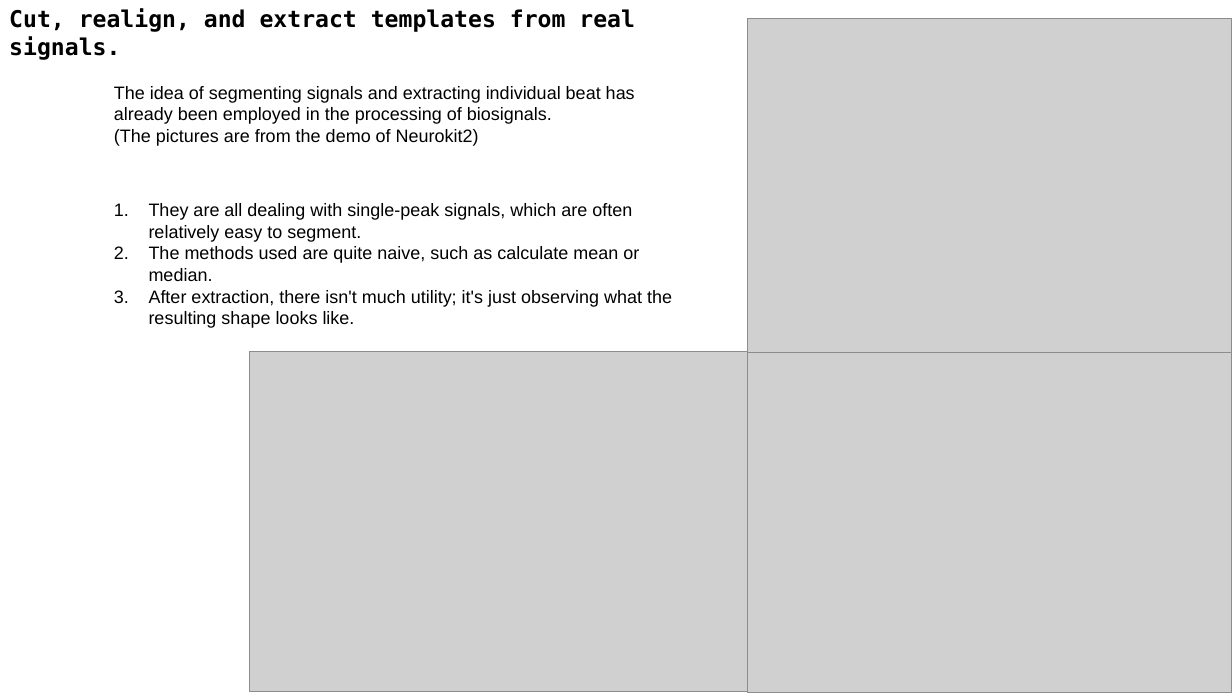
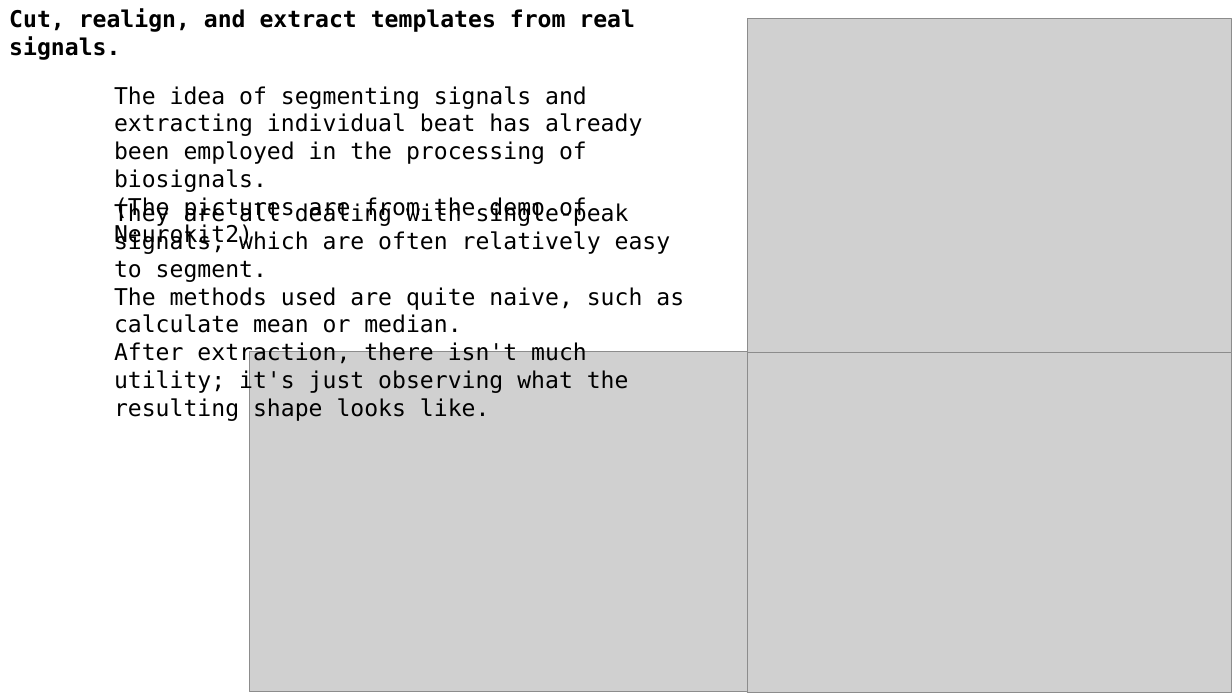
Before and after one commit to A-Big-Tortoise/Presentation, a slide deck: slide 11 of Presentation_1212_JiayuChen.pptx. Drawn at 1232x693 pixels with LibreOffice and Linux fonts; fonts in the diff are those of the drawing; grey boxes stand for pictures. Boxes give left, top, right and bottom in pixels: in the first picture for what was removed or moved away, otherwise in the second. Text is boxed around its words. In the diff, an @@ line names an element or a change of style, - is before the commit and + after.

```diff
--- a/Presentation_1212_JiayuChen.pptx
+++ b/Presentation_1212_JiayuChen.pptx
@@ text "The idea of segmenting signals ..." at (114,86,642,248): size 14 to 18 pt, font Arial to DejaVu Sans Mono @@
@@ text "They are all dealing with ..." at (114,203,684,421): size 14 to 18 pt, font Arial to DejaVu Sans Mono; bullet 1. to none @@
```
Also in this commit, not shown: 8 other slides changed, 6 slides added, 5 slides removed.
